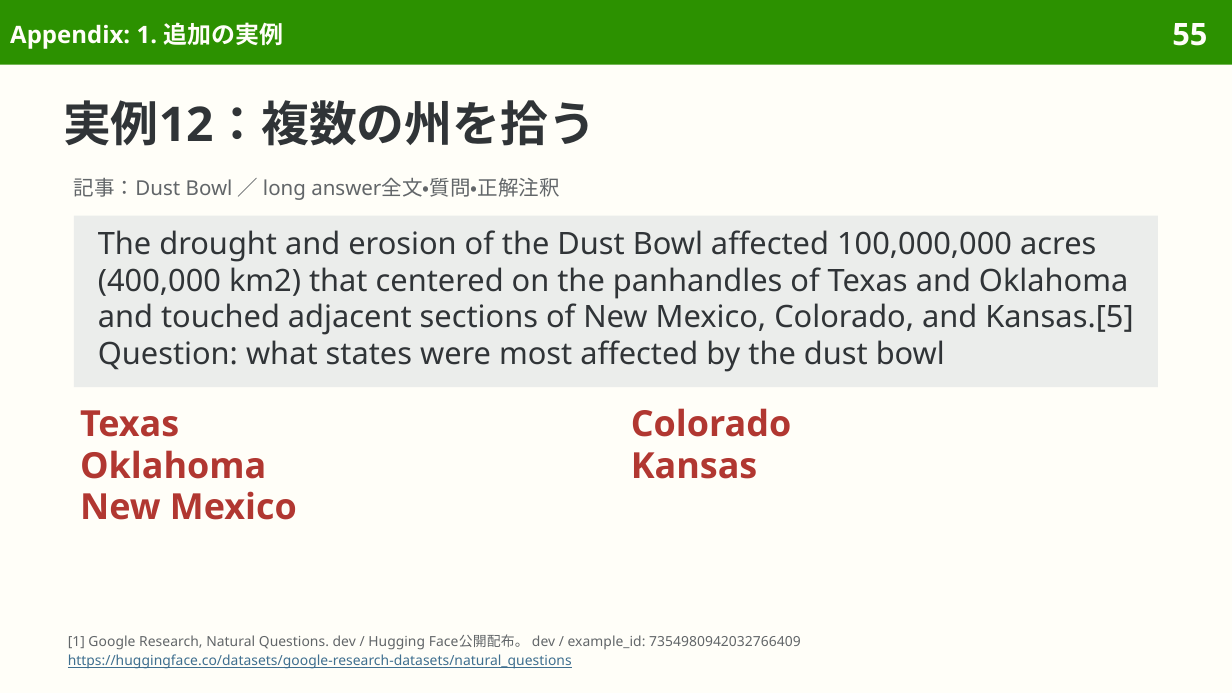
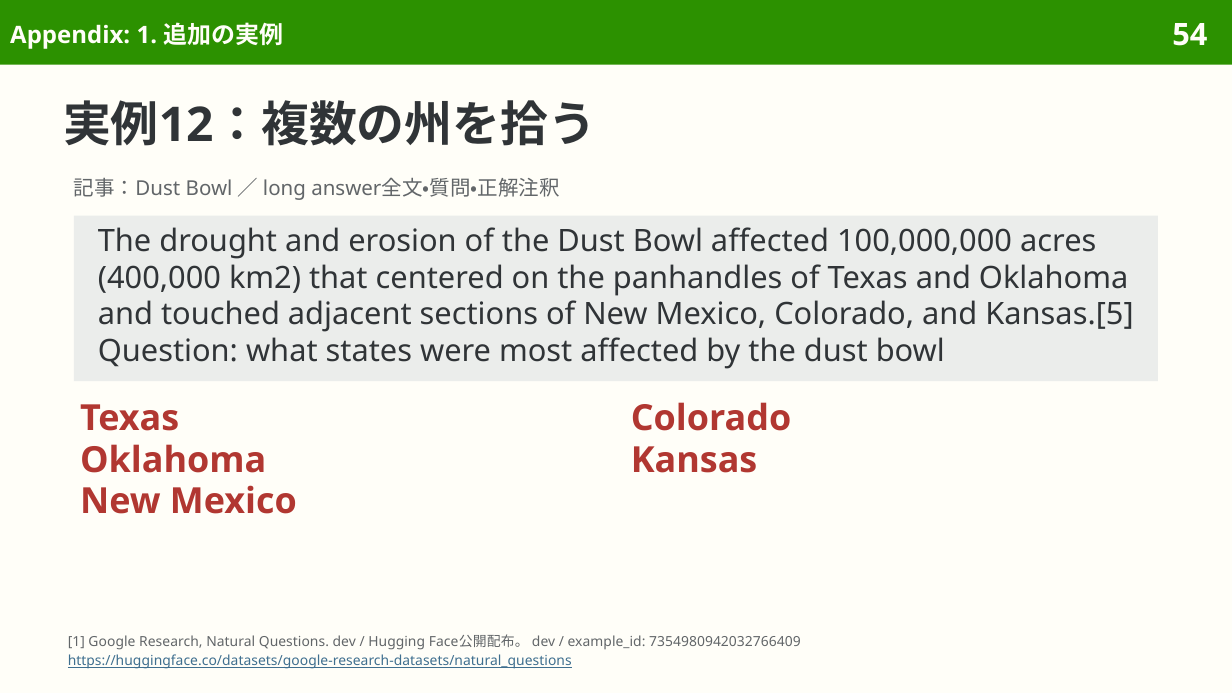
Before and after one commit to sasakiy84/datasets-in-10-minutes, a slide deck: slide 54 of slides/datasets-in-10-minutes-naturalquestions.pptx (slide 55 before the commit). Drawn at 1232x693 pixels with LibreOffice and Linux fonts; fonts in the diff are those of the drawing. Boxes give left, top, right and bottom in pixels: in the first picture for what was removed or moved away, otherwise in the second. Text is boxed around its words. In the diff, an @@ line names an element or a change of style, - is before the commit and + after.

```diff
--- a/slides/datasets-in-10-minutes-naturalquestions.pptx
+++ b/slides/datasets-in-10-minutes-naturalquestions.pptx
@@ page number at (1172,23,1207,46): text changed @@
-55
+54
@@ rectangle "The drought and erosion of ...": place and size @@
-rectangle "The drought and erosion of ..." at (74,216,1158,387)
+rectangle "The drought and erosion of ..." at (74,216,1158,381)
@@ text "Texas": place and size @@
-text "Texas" at (80,410,297,520)
+text "Texas" at (80,404,297,514)
@@ text "Colorado": place and size @@
-text "Colorado" at (631,408,792,479)
+text "Colorado" at (631,402,792,473)
```
Also in this commit, not shown: 22 other slides changed, 1 slide removed, 21 other files.
